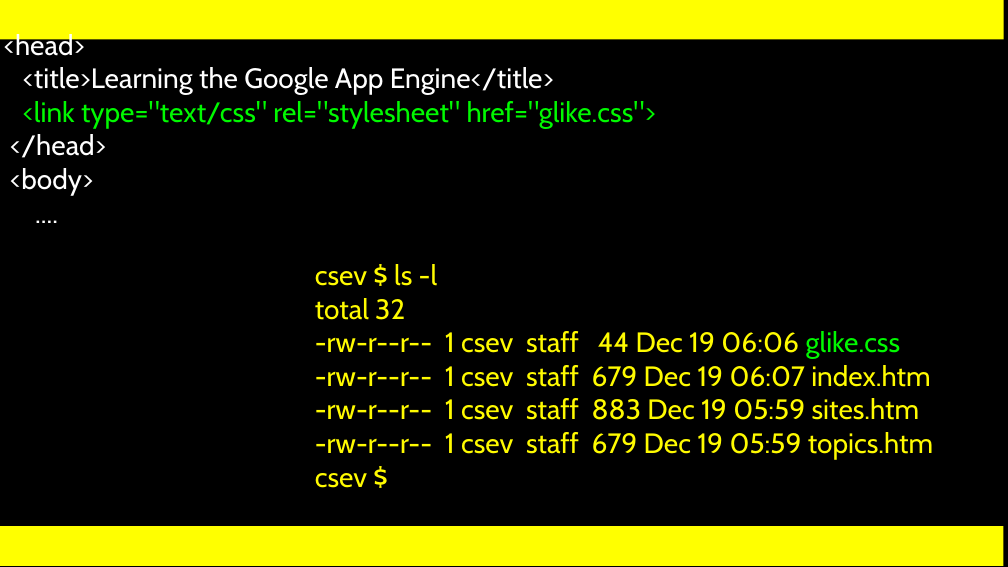
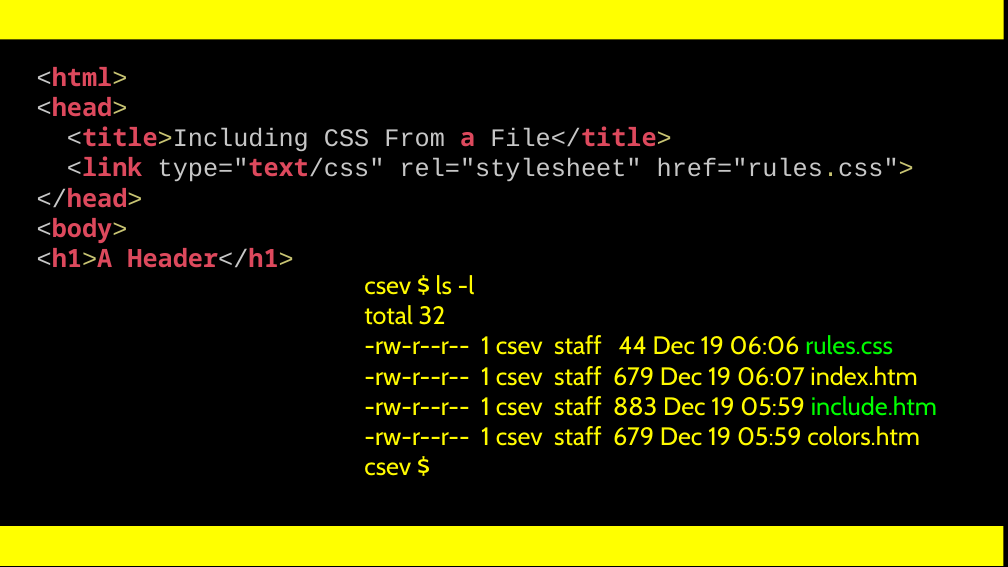
Before and after one commit to csev/wa4e, a slide deck: slide 17 of lectures/Web-03-CSS.ppt (slide 16 before the commit). Drawn at 1008x567 pixels with LibreOffice and Linux fonts; fonts in the diff are those of the drawing. Boxes give left, top, right and bottom in pixels: in the first picture for what was removed or moved away, otherwise in the second. Text is boxed around its words. In the diff, an @@ line names an element or a change of style, - is before the commit and + after.

```diff
--- a/lectures/Web-03-CSS.ppt
+++ b/lectures/Web-03-CSS.ppt
@@ text "<html>": place and size @@
-text "<html>" at bbox=[4, 31, 656, 195]
+text "<html>" at bbox=[37, 67, 914, 268]
@@ text at bbox=[37, 67, 128, 87]: paragraph added @@
+<html>
@@ text at bbox=[37, 97, 143, 243]: size 20 to 18 pt, font Cabin to Courier New, font Cabin to Noto Sans Mono, text colour #FFFFFF to #C7C7C7, text colour #FFFFFF to #DD495D, text colour #FFFFFF to #C8C473, bold on in "<head>", "</head>", "<body>" @@
@@ text at bbox=[67, 128, 914, 182]: text changed; size 20 to 18 pt; font Cabin to Courier New; text colour #00F900 to #C7C7C7 @@
-<title>Learning the Google App Engine</title>
-<link type="text/css" rel="stylesheet" href="glike.css">
+<title>Including CSS From a File</title>
+<link type="text/css" rel="stylesheet" href="rules.css">
@@ text at bbox=[37, 248, 293, 268]: text changed; size 20 to 18 pt; font Cabin to Noto Sans Mono; text colour #FFFFFF to #DD495D; bold on @@
-....
+<h1>A Header</h1>
@@ text "csev $ ls -l": place and size @@
-text "csev $ ls -l" at bbox=[315, 264, 933, 488]
+text "csev $ ls -l" at bbox=[364, 275, 937, 476]
@@ text at bbox=[364, 275, 917, 476]: size 20 to 18 pt in "csev $ ls -l", "total 32", "-rw-r--r-- 1 csev staff 679 Dec 19 ...", "csev $" @@
@@ text at bbox=[364, 335, 893, 355]: text changed; size 20 to 18 pt @@
--rw-r--r-- 1 csev staff 44 Dec 19 06:06 glike.css
+-rw-r--r-- 1 csev staff 44 Dec 19 06:06 rules.css
@@ text at bbox=[364, 396, 937, 446]: text changed; size 20 to 18 pt @@
--rw-r--r-- 1 csev staff 883 Dec 19 05:59 sites.htm
--rw-r--r-- 1 csev staff 679 Dec 19 05:59 topics.htm
+-rw-r--r-- 1 csev staff 883 Dec 19 05:59 include.htm
+-rw-r--r-- 1 csev staff 679 Dec 19 05:59 colors.htm
```
Also in this commit, not shown: 8 other slides changed, 8 slides added, 11 slides removed, 1 other file.
